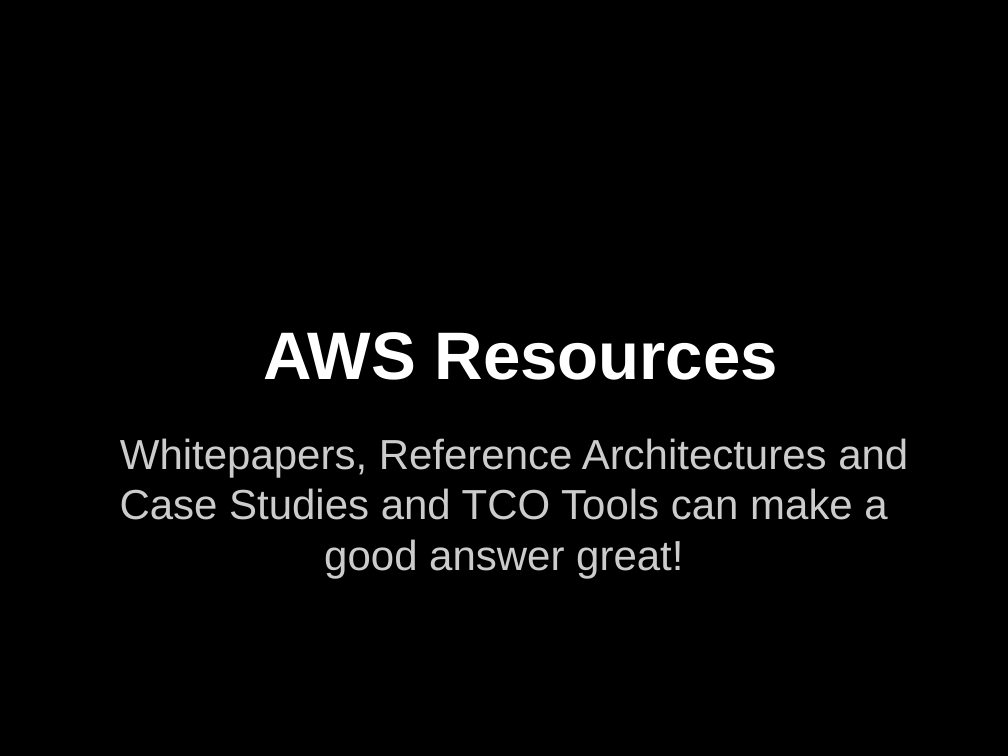
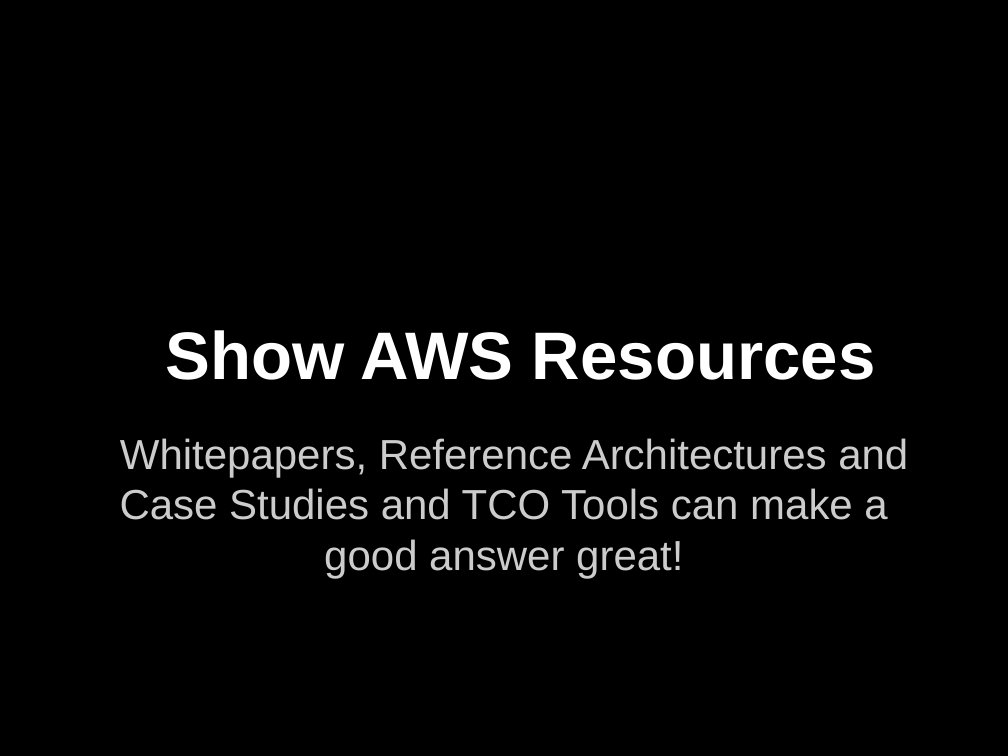
Before and after one commit to nitheeshp/AWSTrainers, a slide deck: slide 14 of Instructor Tips.pptx (slide 13 before the commit). Drawn at 1008x756 pixels with LibreOffice and Linux fonts; fonts in the diff are those of the drawing. Boxes give left, top, right and bottom in pixels: in the first picture for what was removed or moved away, otherwise in the second. Text is boxed around its words. In the diff, an @@ line names an element or a change of style, - is before the commit and + after.

```diff
--- a/Instructor Tips.pptx
+++ b/Instructor Tips.pptx
@@ title at (165,330,875,380): text changed @@
-AWS Resources
+Show AWS Resources
```
Also in this commit, not shown: 7 other slides changed.
